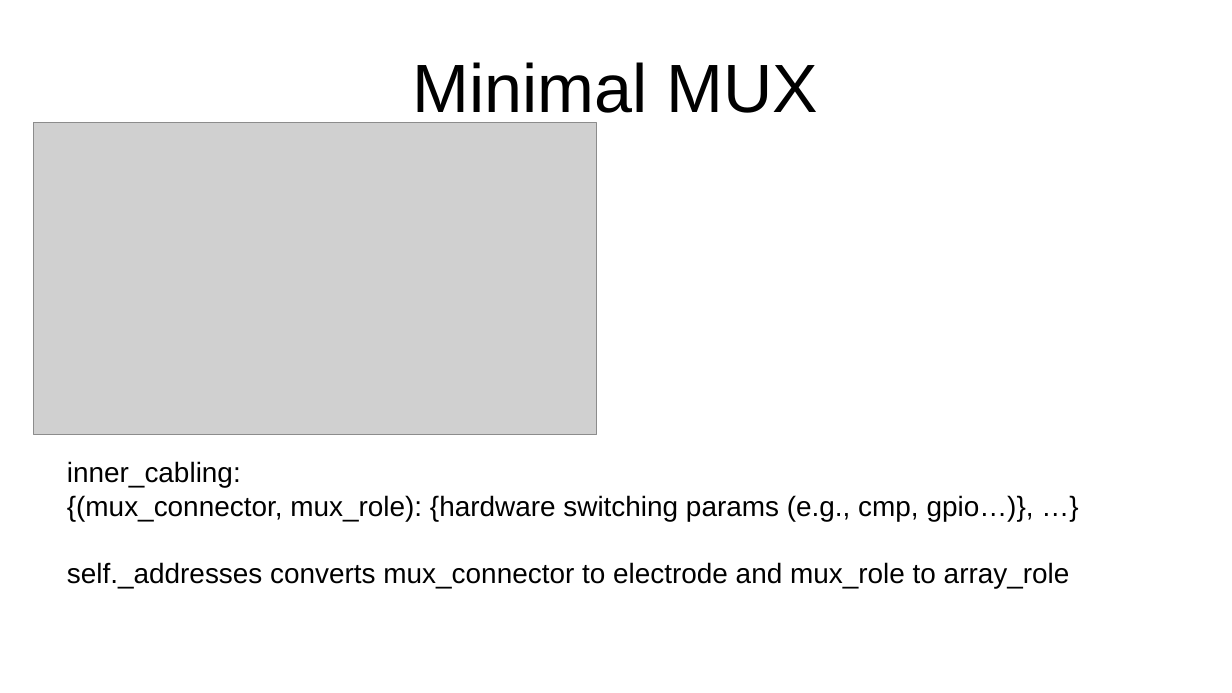
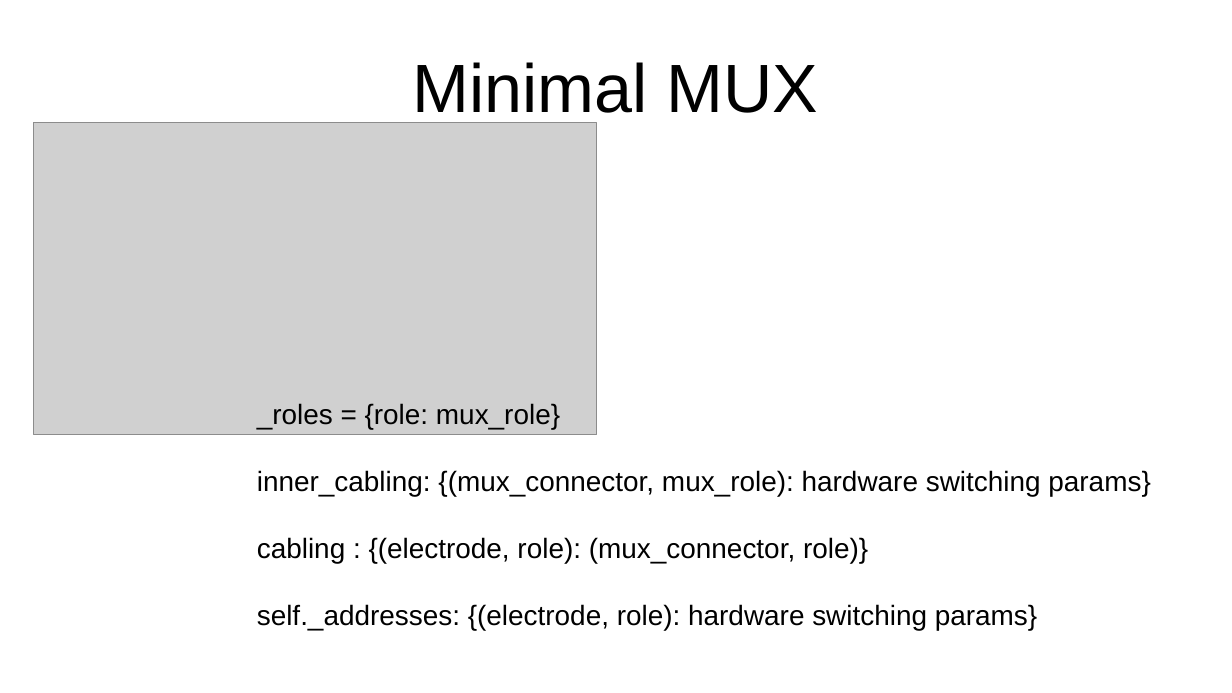
Before and after one commit to ohmpi/ohmpi, a slide deck: slide 7 of Proposition software architecture.odp. Drawn at 1232x693 pixels with LibreOffice and Linux fonts; fonts in the diff are those of the drawing; grey boxes stand for pictures. Boxes give left, top, right and bottom in pixels: in the first picture for what was removed or moved away, otherwise in the second. Text is boxed around its words. In the diff, an @@ line names an element or a change of style, - is before the commit and + after.

```diff
--- a/Proposition software architecture.odp
+++ b/Proposition software architecture.odp
@@ text at <box>257,403,1150,630</box>: text changed @@
-inner_cabling:
-{(mux_connector, mux_role): {hardware switching params (e.g., cmp, gpio…)}, …}
-self._addresses converts mux_connector to electrode and mux_role to array_role
+_roles = {role: mux_role}
+inner_cabling: {(mux_connector, mux_role): hardware switching params}
+cabling : {(electrode, role): (mux_connector, role)}
+self._addresses: {(electrode, role): hardware switching params}
```
Also in this commit, not shown: 1 other file.
